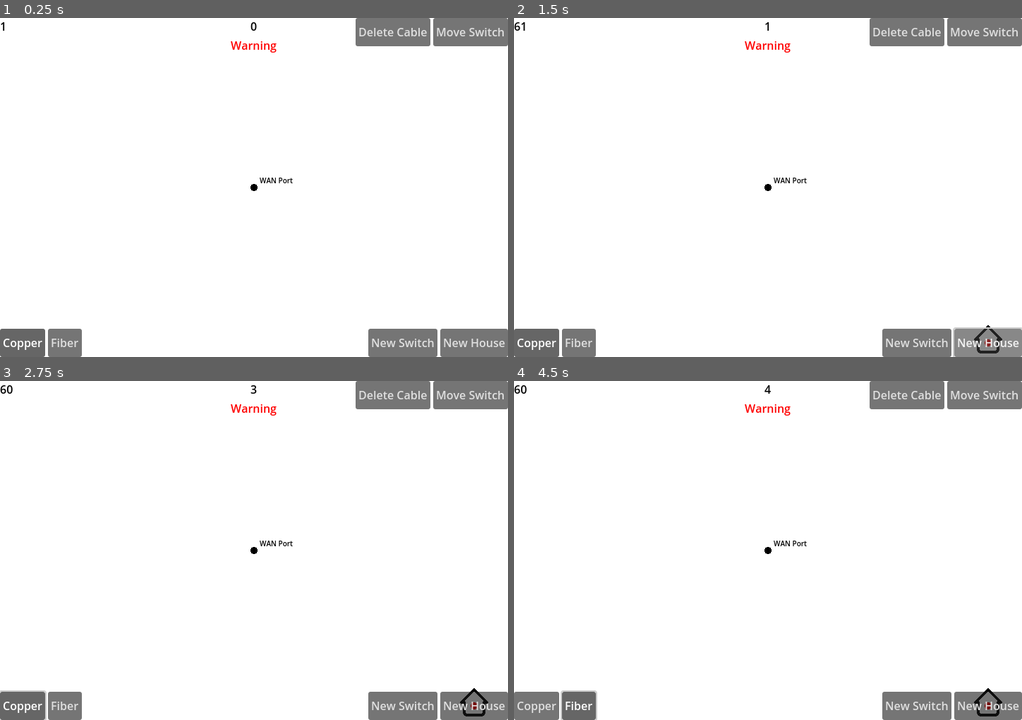
Above: before the commit, frames 1-4 (two rows, left to right).
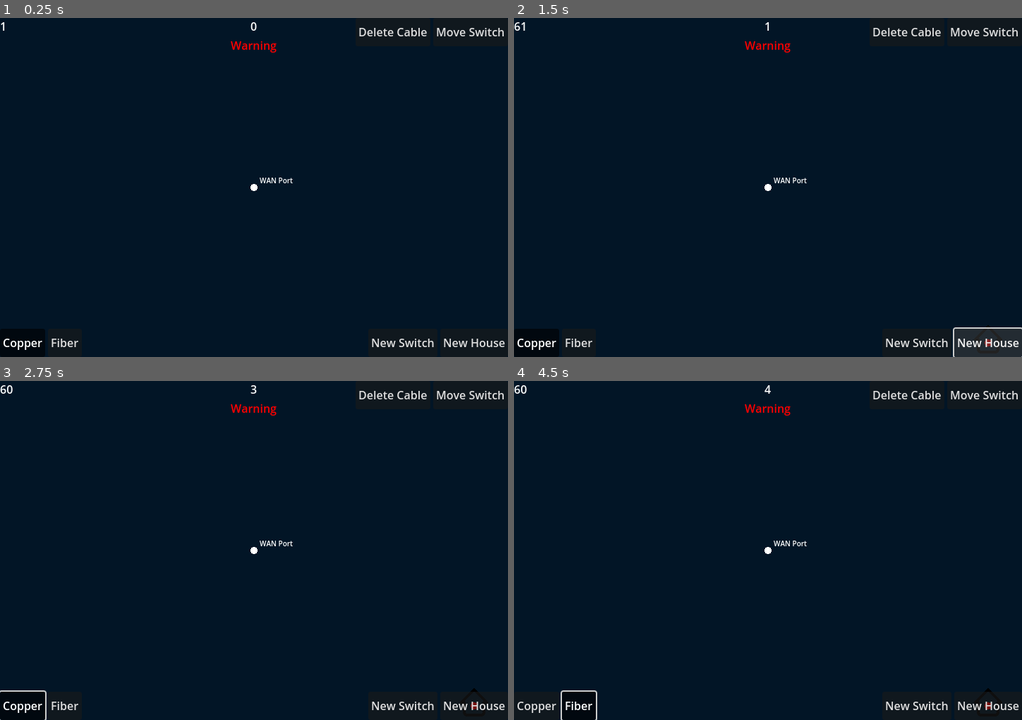
Above: after the commit, the same moments.

Repository: jcronenberg/crISP
Game: Godot game, scene res://src/scenes/main/game.tscn
Same seed, same stepped clock (60 frames per second), same inputs: the game is played once before the commit and once after it.
Inputs:
- Up to frame 1 (0.25 s): no input
- Up to frame 2 (1.5 s): click "New House" at 0.5 s; click "New House" at 1.25 s
- Up to frame 3 (2.75 s): click "Copper" at 2 s
- Up to frame 4 (4.5 s): click "Fiber" at 2.75 s; click "Copper" at 3.5 s; click "Fiber" at 4.25 s

The runs differ from the first frame. In frame 1, 100% of the frame differs, in the area x 0-100%, y 0-100%; in frame 2, 99%; in frame 3, 99%; in frame 4, 99%.

Commit message:
Make background dark
Way easier on my eyes :)

Diff:
--- a/project.godot
+++ b/project.godot
@@ -66,4 +66,4 @@
 
 [rendering]
 
-environment/defaults/default_clear_color=Color(1, 1, 1, 1)
+environment/defaults/default_clear_color=Color(0.00784314, 0.0823529, 0.14902, 1)
--- a/src/UI/game_ui.gd
+++ b/src/UI/game_ui.gd
@@ -5,9 +5,9 @@
 
 
 func _physics_process(delta: float) -> void:
-	%FPSCounter.text = "[color=black]%s" % str(Engine.get_frames_per_second())
+	%FPSCounter.text = str(Engine.get_frames_per_second())
 	_elapsed_time += delta
-	%Timer.text = "[center][color=black]%s" % str(round(_elapsed_time))
+	%Timer.text = str(round(_elapsed_time))
 
 
 func display_warning(text: String):
--- a/src/UI/game_ui.tscn
+++ b/src/UI/game_ui.tscn
@@ -14,13 +14,12 @@
 grow_vertical = 2
 script = ExtResource("1_hlsmw")
 
-[node name="FPSCounter" type="RichTextLabel" parent="."]
+[node name="FPSCounter" type="Label" parent="."]
 unique_name_in_owner = true
 layout_mode = 0
 offset_right = 40.0
 offset_bottom = 23.0
-bbcode_enabled = true
-text = "[color=black]0[/color]"
+text = "0"
 
 [node name="TopMiddle" type="VBoxContainer" parent="."]
 layout_mode = 1
@@ -32,12 +31,11 @@
 offset_bottom = 40.0
 grow_horizontal = 2
 
-[node name="Timer" type="RichTextLabel" parent="TopMiddle"]
+[node name="Timer" type="Label" parent="TopMiddle"]
 unique_name_in_owner = true
 layout_mode = 2
-bbcode_enabled = true
-text = "[center][color=black]0"
-fit_content = true
+text = "0"
+horizontal_alignment = 1
 
 [node name="WarningLabel" type="Label" parent="TopMiddle"]
 unique_name_in_owner = true
--- a/src/endpoints/wan_port.tscn
+++ b/src/endpoints/wan_port.tscn
@@ -1,7 +1,12 @@
-[gd_scene load_steps=4 format=3 uid="uid://c75ksq31jylr"]
+[gd_scene load_steps=6 format=3 uid="uid://c75ksq31jylr"]
 
 [ext_resource type="Texture2D" uid="uid://gxgi3r43dh4q" path="res://assets/black_circle.png" id="1_a30t3"]
 [ext_resource type="Script" path="res://src/endpoints/wan_port.gd" id="1_qem1d"]
+[ext_resource type="Shader" path="res://src/shaders/color.gdshader" id="2_pnsqw"]
+
+[sub_resource type="ShaderMaterial" id="ShaderMaterial_4xcoh"]
+shader = ExtResource("2_pnsqw")
+shader_parameter/color = Color(1, 1, 1, 1)
 
 [sub_resource type="CircleShape2D" id="CircleShape2D_3fbuq"]
 radius = 15.0
@@ -10,7 +15,7 @@
 script = ExtResource("1_qem1d")
 
 [node name="PortSprite" type="Sprite2D" parent="."]
-use_parent_material = true
+material = SubResource("ShaderMaterial_4xcoh")
 scale = Vector2(0.02, 0.02)
 texture = ExtResource("1_a30t3")
 
@@ -25,6 +30,5 @@
 offset_top = -17.0
 offset_right = 55.0
 grow_vertical = 0
-theme_override_colors/font_color = Color(0, 0, 0, 1)
 theme_override_font_sizes/font_size = 10
 text = "WAN Port"
--- a/src/simulation/camera.gd
+++ b/src/simulation/camera.gd
@@ -12,15 +12,10 @@
 		previous_pos = Vector2(0, 0)
 	elif event.is_action_pressed("ZoomIn"):
 		zoom += Vector2(0.1, 0.1)
-		if zoom > Vector2(0.5, 0.5):
-			$Background.visible = true
 	elif event.is_action_pressed("ZoomOut"):
 		zoom -= Vector2(0.1, 0.1)
-		if zoom <= Vector2(0.5, 0.5):
-			$Background.visible = false
 	elif event is InputEventMouseMotion and dragging:
 		global_position += (previous_pos - event.position) / zoom
 		previous_pos = event.position
-		$Background.global_position = global_position.snapped(Vector2i(20, 20))
 
 	zoom = zoom.clamp(Vector2(0.2, 0.2), Vector2(2, 2))
--- a/src/simulation/simulation.tscn
+++ b/src/simulation/simulation.tscn
@@ -1,8 +1,7 @@
-[gd_scene load_steps=6 format=3 uid="uid://g7prnvkrx7xb"]
+[gd_scene load_steps=5 format=3 uid="uid://g7prnvkrx7xb"]
 
 [ext_resource type="Script" path="res://src/simulation/simulation.gd" id="1_f7ilh"]
 [ext_resource type="Script" path="res://src/simulation/camera.gd" id="2_bxsqd"]
-[ext_resource type="Texture2D" uid="uid://xlfunc5i22gq" path="res://assets/mne_bg.png" id="3_pybq3"]
 [ext_resource type="PackedScene" uid="uid://c75ksq31jylr" path="res://src/endpoints/wan_port.tscn" id="5_tgaow"]
 [ext_resource type="Script" path="res://src/proc_gen/city_gen.gd" id="9_wiy4f"]
 
@@ -11,14 +10,6 @@
 
 [node name="Camera" type="Camera2D" parent="."]
 script = ExtResource("2_bxsqd")
-
-[node name="Background" type="Sprite2D" parent="Camera"]
-texture_filter = 2
-texture_repeat = 2
-scale = Vector2(0.1, 0.1)
-texture = ExtResource("3_pybq3")
-region_enabled = true
-region_rect = Rect2(0, 0, 20000, 20000)
 
 [node name="Parks" type="Node2D" parent="."]
 unique_name_in_owner = true
Binary file removed: assets/mne_bg.png
Not shown, removed: assets/mne_bg.png.import
